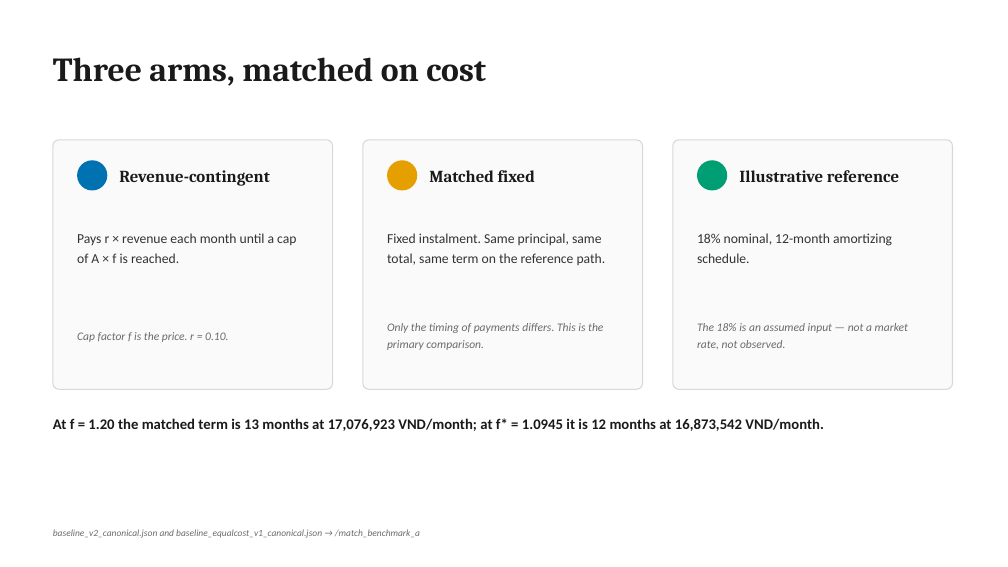
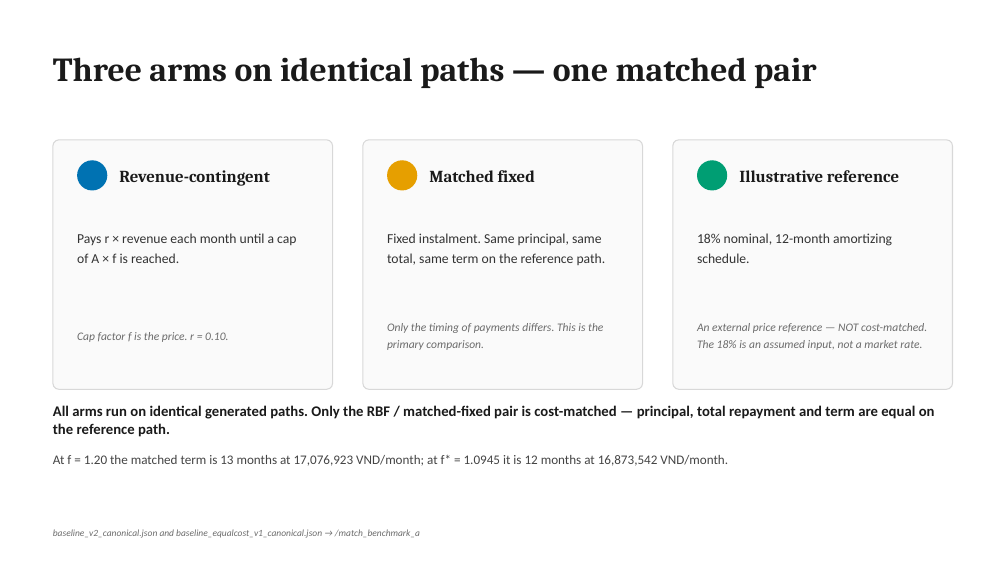
Before and after one commit to hoangle0919/sellerflow, a slide deck: slide 4 of research/publication/RBF_DECK.pptx. Drawn at 1008x567 pixels with LibreOffice and Linux fonts; fonts in the diff are those of the drawing. Boxes give left, top, right and bottom in pixels: in the first picture for what was removed or moved away, otherwise in the second. Text is boxed around its words. In the diff, an @@ line names an element or a change of style, - is before the commit and + after.

```diff
--- a/research/publication/RBF_DECK.pptx
+++ b/research/publication/RBF_DECK.pptx
@@ text at box(53, 57, 817, 88): text changed @@
-Three arms, matched on cost
+Three arms on identical paths — one matched pair
@@ text at box(697, 323, 927, 350): text changed @@
-The 18% is an assumed input — not a market rate, not observed.
+An external price reference — NOT cost-matched. The 18% is an assumed input, not a market rate.
@@ text added at box(53, 405, 935, 437), 14 pt, text #1A1A1A, bold @@
+All arms run on identical generated paths. Only the RBF / matched-fixed pair is cost-matched — principal, total repayment and term are equal on the reference path.
@@ text "At f = 1.20 the ...": place and size @@
-text "At f = 1.20 the ..." at box(53, 418, 824, 431)
+text "At f = 1.20 the ..." at box(53, 455, 728, 466)
@@ text "At f = 1.20 the ..." at box(53, 455, 728, 466): size 14 to 12.5 pt, text colour #1A1A1A to #444444, bold off @@
```
Also in this commit, not shown: 6 other slides changed, 1 other file.
